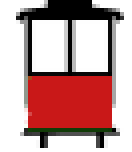
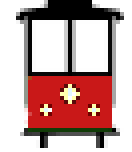
Layers edited between the first and the second 132 x 152 image:
painted on "stopIcon.png" over [40, 84, 100, 116]
